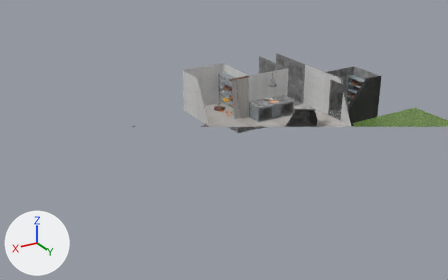
The glTF model act 1 object/prolog/mesh.glb, before and after one commit.
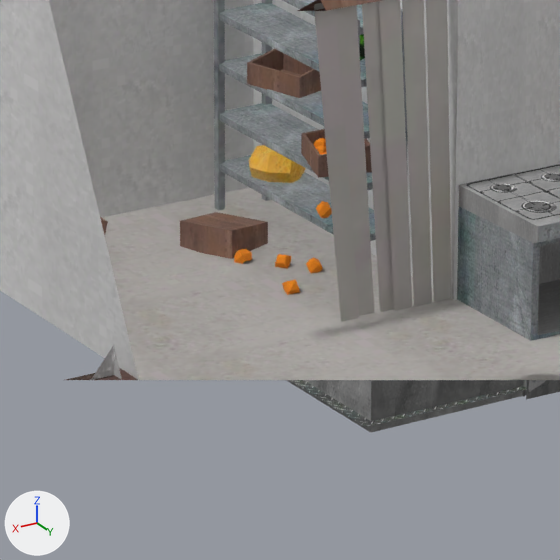
There are two pictures of each version: one whole from a 50 mm lens placed at (9.92, 17.56, 9.15), pointed at (-2.17, -2.59, -0.93), one close up on the part from 43% to 58% of the width and 28% to 53% of the height. Lighting does not change. The marker at lower left points along +X, +Y and +Z. The first two pictures are the older version. Everything nearer to the camera than a plane just in front of the edit is cut away. Where no turn or scale is listed for an object, it has been applied to the vertices. Vertices at exactly the same position are counted once.

In view in the first close-up: 'floor', 'food room decor 1', 'food room decor 2', 'stoves', 'walls' and 1 more.
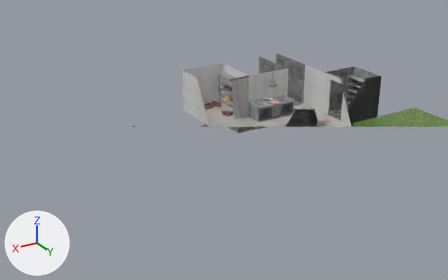
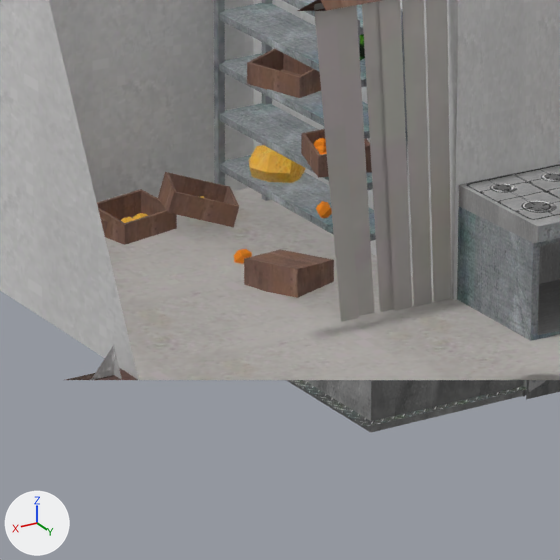
Where the change shows, as pixel boxes (x1, y1, x2, y2) in the close-ups (560 x 560 px; the box of a moved part takes in the faces that stretch with it):
'food room decor 1', reshaped: before (100, 0, 408, 259); after (97, 0, 408, 298)
part 1 of me_cube_003_002, moved or reshaped: before (180, 212, 268, 259); after (244, 249, 334, 298)
part 2 of me_cube_003_002, added (brown): after (97, 189, 177, 245)
part 3 of me_cube_003_002, added (brown): after (158, 172, 239, 227)
part 4 of me_cube_003_002, added: after (121, 217, 135, 223)
part 5 of me_cube_003_002, added: after (133, 213, 148, 220)

Edits to the bpy script that builds the scene:
```text
Change me_cube_003_002:
    used by ob_food_room_decor_1; location = (-1.618, -4.19, 1.137); rotation_euler = (-1.571, 0.0, 0.0), in degrees (-90, 0, 0); scale = (100.0, 100.0, 100.0)
    remove me_cube_003_002.from_pydata(...)  # 430 vertices, 676 faces; spans x -0.0149..0.0042, y -0.0033..0.0114, z -0.0004..0.0153
    add me_cube_003_002.from_pydata(...)  # 527 vertices, 828 faces; spans x -0.0149..0.0042, y -0.0033..0.0114, z -0.0004..0.0157
    me_cube_003_002 part 1: the loose piece of 12 vertices spanning x -0.0108..-0.0069, y 0.0094..0.0112, z 0.0046..0.0091 is moved by (0.0, 0.0, 0.0066)
    me_cube_003_002 part 2: the loose piece of 16 vertices spanning x -0.0004..0.0042, y 0.0096..0.0111, z 0.0003..0.0047 is copied, and the copy is turned 22.5 degrees about the y axis through its middle, then moved by (-0.008, 0.0, -0.0004); it spans x -0.0081..-0.004, y 0.0096..0.0111, z 0.0004..0.0039
    me_cube_003_002 part 3: the loose piece of 16 vertices spanning x -0.0036..0.0004, y 0.0084..0.0109, z 0.0009..0.004 is copied, and the copy is turned 22.5 degrees about the y axis through its middle, then moved by (-0.0077, 0.0, 0.001); it spans x -0.0117..-0.0071, y 0.0084..0.0109, z 0.0015..0.0054
    me_cube_003_002 part 4: the loose piece of 13 vertices spanning x -0.0022..-0.0013, y 0.0097..0.0105, z 0.0012..0.0022 is copied, and the copy is turned -10.4 degrees about the y axis through its middle, then moved by (-0.0042, 0.0008, 0.0); it spans x -0.0064..-0.0055, y 0.0105..0.0114, z 0.0012..0.0022
    me_cube_003_002 part 5: the loose piece of 13 vertices spanning x 0.0009..0.0019, y 0.0104..0.0113, z 0.0013..0.0023 is copied, and the copy is turned 22.5 degrees about the y axis through its middle, then moved by (-0.0082, 0.0, -0.0001); it spans x -0.0073..-0.0064, y 0.0104..0.0113, z 0.0012..0.0021
    other edits to the shape of me_cube_003_002 do not show in these pictures
```
